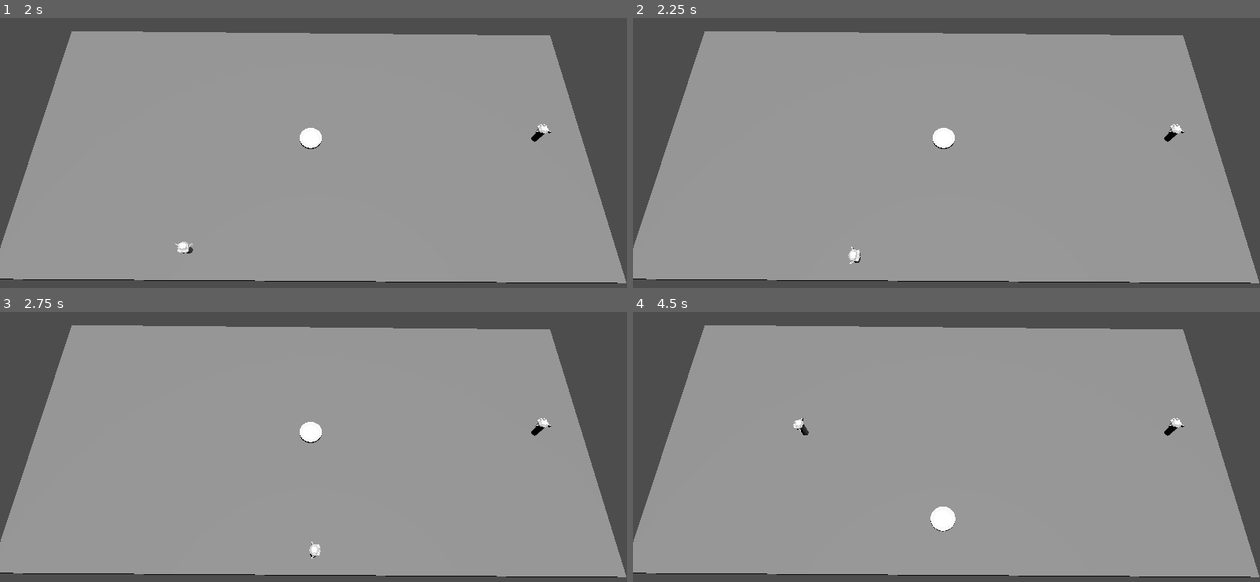
Above: before the commit, frames 1-4 (two rows, left to right).
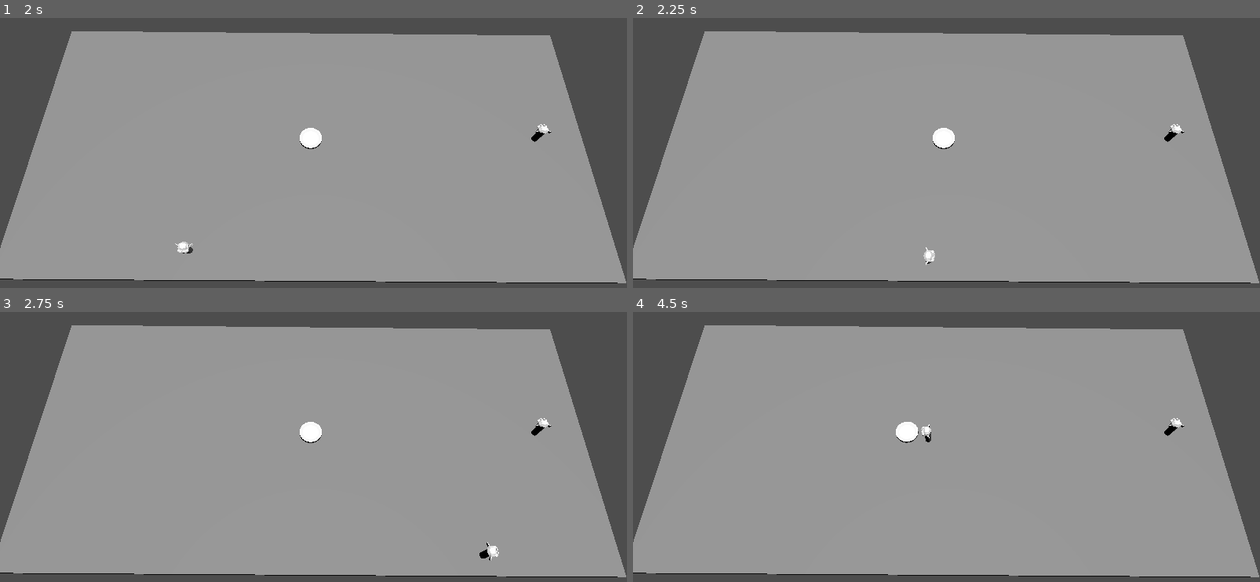
Above: after the commit, the same moments.

Repository: hugopanel/bounce
Game: Godot game, scene res://level1.tscn
Same seed, same stepped clock (60 frames per second), same inputs: the game is played once before the commit and once after it.
Inputs:
- Up to frame 1 (2 s): tap Enter at 0.5 s; hold D (PA_Right) 0.53-1.28 s; tap Space (PA_Dash) at 0.6, 1.35 s; hold S (PA_Down) from 1.28 s (still down)
- Up to frame 2 (2.25 s): release S (PA_Down) at 2.03 s; hold D (PA_Right) from 2.03 s (still down); tap Space (PA_Dash) at 2.1 s
- Up to frame 3 (2.75 s): keep holding D (PA_Right)
- Up to frame 4 (4.5 s): release D (PA_Right) at 2.78 s; hold W (PA_Up) 2.78-3.53 s; tap Space (PA_Dash) at 2.85, 3.6, 4.35 s; hold A (PA_Left) from 3.53 s (still down)

Frame 1 is identical in both runs. In frame 2, 0.1% of the frame differs, in the area x 34-49%, y 84-92%; in frame 3, 0.2%; in frame 4, 0.7%, in the area x 25-52%, y 39-82%.

Commit message:
Implemented dash mechanic

Diff:
--- a/level1.tscn
+++ b/level1.tscn
@@ -60,6 +60,7 @@
 mass = 0.01
 gravity_scale = 1.66533e-16
 lock_rotation = true
+continuous_cd = true
 
 [node name="StaticBody3D" type="StaticBody3D" parent="."]
 transform = Transform3D(-0.999955, 0.0080916, 0.00507338, 0.00806207, 0.99995, -0.00581323, -0.00512019, -0.00577207, -0.999971, 0, 0, 0)
--- a/player.gd
+++ b/player.gd
@@ -17,8 +17,14 @@
 var frames_before_reenabled = 5
 var enabled_counter = 0
 
+var available_dashes = 0
+var dashing = false
+
 func _ready():
 	$Area3D.body_entered.connect(_on_body_entered)
+	$NewDashTimer.timeout.connect(_new_dash_timer_timeout)
+	$NewDashTimer.start()
+	$DashingTimer.timeout.connect(_dashing_timer_timeout)
 
 func init_controls():
 	movement_left = "PA_Left" if player_id == 1 else "PB_Left"
@@ -30,6 +36,7 @@
 func _physics_process(delta):
 	# We create a local variable to store the input direction.
 	var direction = Vector3.ZERO
+	var target_speed = speed
 
 	# We check for each move input and update the direction accordingly.
 	if Input.is_action_pressed(movement_left):
@@ -41,14 +48,27 @@
 	if Input.is_action_pressed(movement_down):
 		direction.z += 1
 
+	if Input.is_action_just_pressed(action_dash):
+		if dashing == false: # We don't want to consume another dash if the player is already dashing
+			# Check if player can dash
+			if (available_dashes > 0):
+				available_dashes -= 1
+				$NewDashTimer.start()
+				$DashingTimer.start()
+				dashing = true
+
+	# If player is dashing...
+	if dashing:
+		target_speed = speed * 4
+
 	if direction != Vector3.ZERO:
 		direction = direction.normalized()
 		# Setting the basis property will affect the rotation of the node.
 		$Pivot.basis = Basis.looking_at(direction)
 
 	# Ground velocity
-	target_velocity.x = direction.x * speed
-	target_velocity.z = direction.z * speed
+	target_velocity.x = direction.x * target_speed
+	target_velocity.z = direction.z * target_speed
 
 	velocity = target_velocity
 	move_and_slide()
@@ -65,5 +85,13 @@
 		if (body.name == "RigidBody3D"):
 			# Check if player is moving
 			if (velocity != Vector3.ZERO):
-				body.velocity = velocity * 2
+				body.velocity = velocity.normalized() * speed * 2
 				enabled = false
+
+func _new_dash_timer_timeout():
+	if (available_dashes < 2):
+		available_dashes += 1
+		$NewDashTimer.start()
+
+func _dashing_timer_timeout():
+	dashing = false
--- a/player.tscn
+++ b/player.tscn
@@ -26,3 +26,11 @@
 [node name="CollisionShape3D" type="CollisionShape3D" parent="Area3D"]
 transform = Transform3D(1, 0, 0, 0, 1, 0, 0, 0, 1, 0, 1.01459, 0)
 shape = SubResource("CylinderShape3D_tynqb")
+
+[node name="NewDashTimer" type="Timer" parent="."]
+wait_time = 2.0
+one_shot = true
+
+[node name="DashingTimer" type="Timer" parent="."]
+wait_time = 0.3
+one_shot = true
